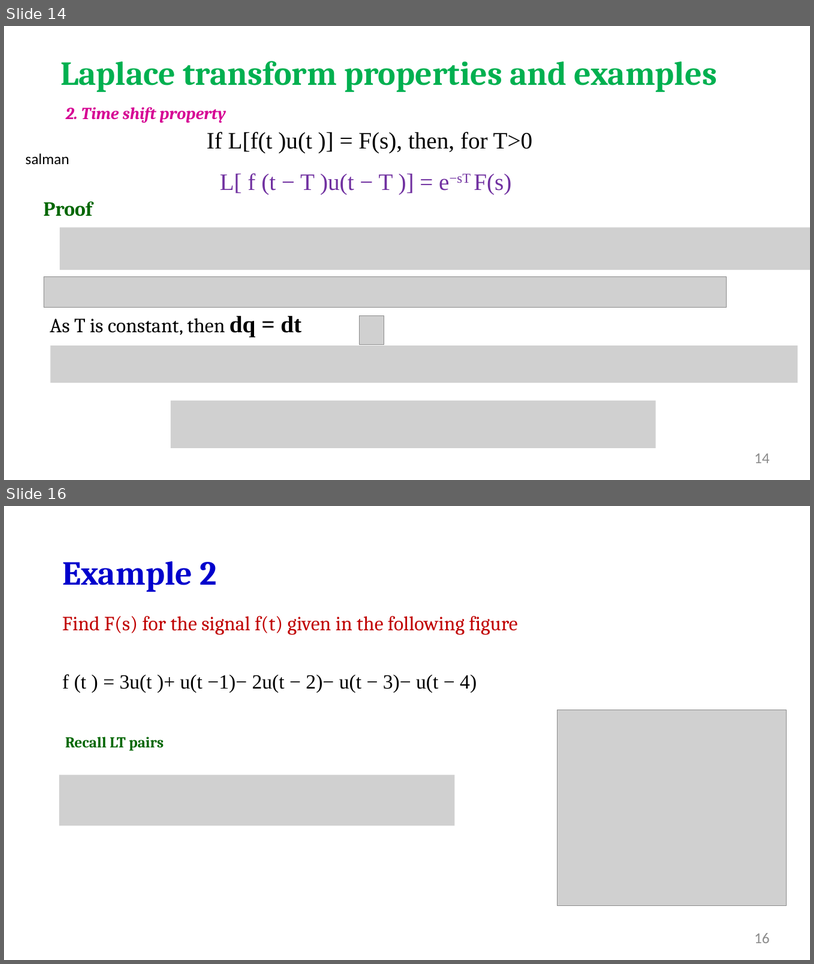
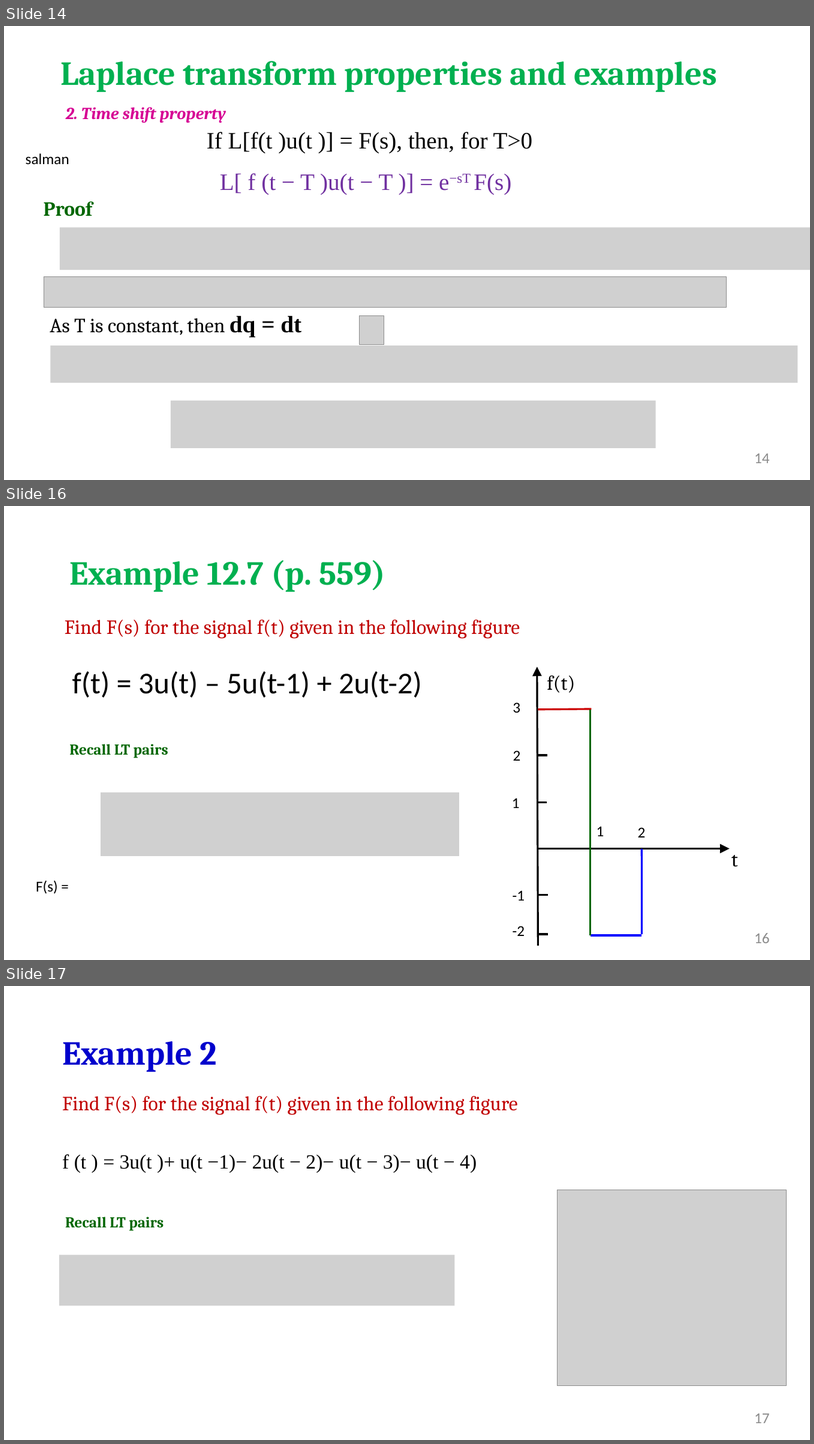
Before and after one commit to salmanrazzaq1993/AUM-WORK, a slide deck: PP WORK/Instructor Version/Week 2/Week 2 lecture 2 LT.pptx. Shown one above the other, each under a label of ours: slides 14 and 16 before the commit, slides 14, 16 and 17 after it; the slides between them are not shown. The pictures are 814x964 and 814x1444 pixels, drawn with LibreOffice and Linux fonts; fonts in the diff are those of the drawing; grey boxes stand for pictures; background and template pictures are left out. Boxes give left, top, right and bottom in pixels: in the first picture for what was removed or moved away, otherwise in the second. Text is boxed around its words. In the diff, an @@ line names an element or a change of style, - is before the commit and + after.

```diff
--- a/PP WORK/Instructor Version/Week 2/Week 2 lecture 2 LT.pptx
+++ b/PP WORK/Instructor Version/Week 2/Week 2 lecture 2 LT.pptx
@@ slide 16 added at (4, 506, 810, 960), background picture (left out) @@
@@ text added at (69, 560, 386, 592), 40 pt, text #00B050, bold @@
+Example 12.7 (p. 559)
@@ text added at (65, 619, 520, 639), 24 pt, text #C00000 @@
+Find F(s) for the signal f(t) given in the following figure
@@ arrow added from (538, 945) to (537, 666), #000000 2.25 pt @@
@@ text added at (72, 671, 422, 697), 36 pt, text #000000 @@
+f(t) = 3u(t) – 5u(t-1) + 2u(t-2)
@@ text added at (547, 675, 575, 693), 24 pt, text #000000 @@
+f(t)
@@ text added at (513, 702, 521, 712), 18 pt, text #000000 @@
+3
@@ line added from (538, 709) to (592, 709), #CC0000 2.25 pt @@
@@ line added from (591, 935) to (591, 709), #006600 2.25 pt @@
@@ text added at (69, 744, 168, 758), 18 pt, text #006600, bold @@
+Recall LT pairs
@@ text added at (513, 750, 521, 760), 18 pt, text #000000 @@
+2
@@ line added from (547, 755) to (537, 755), #000000 2.25 pt @@
@@ picture added at (101, 792, 459, 856) @@
@@ text added at (512, 798, 520, 808), 18 pt, text #000000 @@
+1
@@ line added from (547, 802) to (537, 802), #000000 2.25 pt @@
@@ text added at (597, 826, 605, 836), 18 pt, text #000000 @@
+1
@@ text added at (638, 827, 646, 837), 18 pt, text #000000 @@
+2
@@ arrow added from (537, 849) to (730, 849), #000000 2.25 pt @@
@@ line added from (642, 934) to (642, 849), #0000FF 2.25 pt @@
@@ text added at (732, 855, 738, 867), 24 pt, text #000000 @@
+t
@@ text added at (36, 880, 58, 894), 18 pt, text #000000 @@
+F(s) =
@@ text added at (513, 890, 525, 900), 18 pt, text #000000 @@
+-1
@@ line added from (548, 894) to (538, 894), #000000 2.25 pt @@
@@ text added at (513, 925, 525, 936), 18 pt, text #000000 @@
+-2
@@ line added from (548, 934) to (538, 934), #000000 2.25 pt @@
@@ line added from (591, 935) to (642, 935), #0000FF 2.25 pt @@
@@ page number added at (755, 933, 770, 943), 18 pt, text #8C8C8C @@
+16
@@ what was slide 16 is now slide 17 @@
@@ page number at (755, 1413, 770, 1423): text changed @@
-16
+17
```
Also in this commit, not shown: 1 slide changed.
